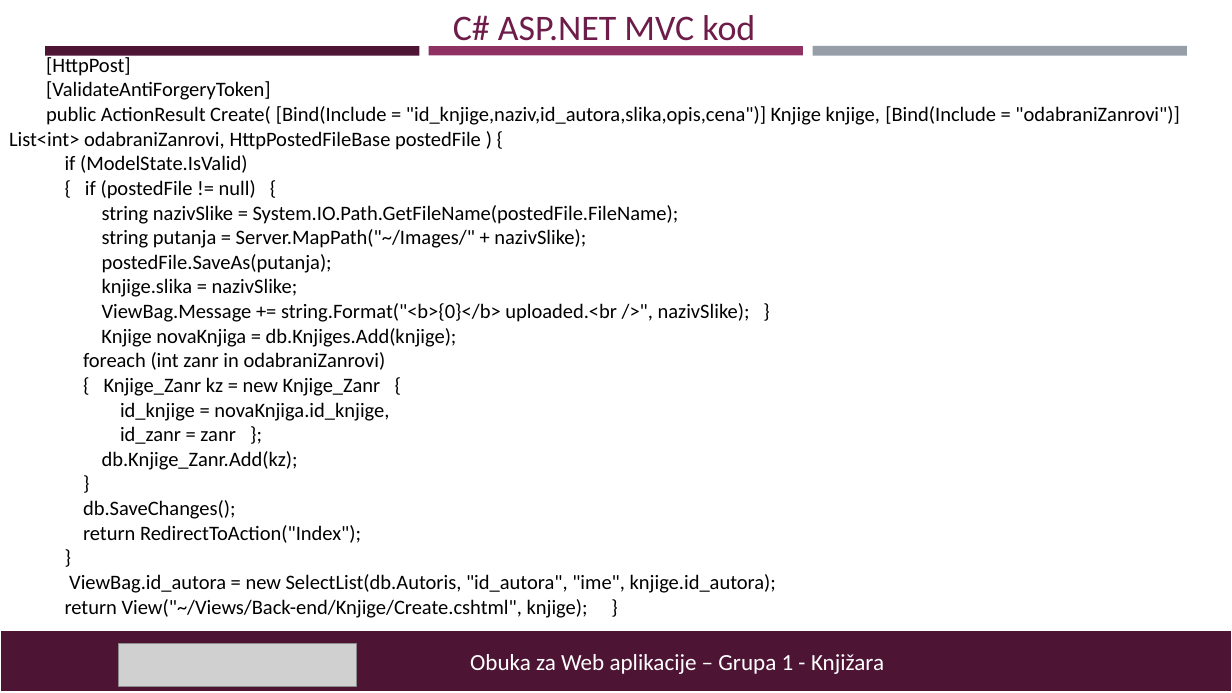
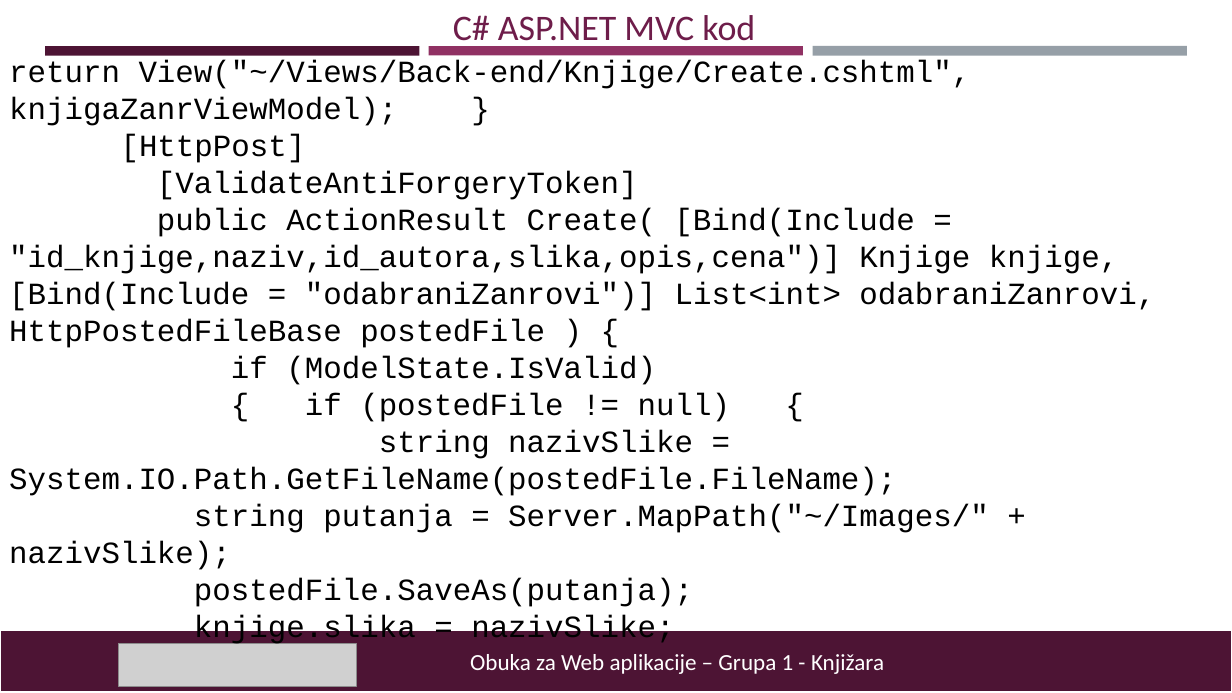
Before and after one commit to insajder/Knjizara, a slide deck: slide 9 of Knjižara – book store.pptx (slide 7 before the commit). Drawn at 1232x693 pixels with LibreOffice and Linux fonts; fonts in the diff are those of the drawing; grey boxes stand for pictures. Boxes give left, top, right and bottom in pixels: in the first picture for what was removed or moved away, otherwise in the second. Text is boxed around its words. In the diff, an @@ line names an element or a change of style, - is before the commit and + after.

```diff
--- a/Knjižara – book store.pptx
+++ b/Knjižara – book store.pptx
@@ text at (x1=9, y1=60, x2=971, y2=126): paragraph added @@
+return View("~/Views/Back-end/Knjige/Create.cshtml", knjigaZanrViewModel); }
@@ text at (x1=9, y1=134, x2=1155, y2=646): size 16 to 24 pt, font Calibri to Courier New in "[HttpPost]", "[ValidateAntiForgeryToken]", "public ActionResult Create( [Bind(Include = "id_knjige,naziv ...", "if (ModelState.IsValid)" and 5 more places @@
@@ text at (x1=65, y1=303, x2=776, y2=618): paragraphs removed @@
-ViewBag.Message += string.Format("<b>{0}</b> uploaded.<br />", nazivSlike); }
-Knjige novaKnjiga = db.Knjiges.Add(knjige);
-foreach (int zanr in odabraniZanrovi)
-{ Knjige_Zanr kz = new Knjige_Zanr {
-id_knjige = novaKnjiga.id_knjige,
-id_zanr = zanr };
-db.Knjige_Zanr.Add(kz);
-}
-db.SaveChanges();
-return RedirectToAction("Index");
-}
-ViewBag.id_autora = new SelectList(db.Autoris, "id_autora", "ime", knjige.id_autora);
-return View("~/Views/Back-end/Knjige/Create.cshtml", knjige); }
```
Also in this commit, not shown: 7 other slides changed, 1 slide added, 1 slide removed, 1 other file.
